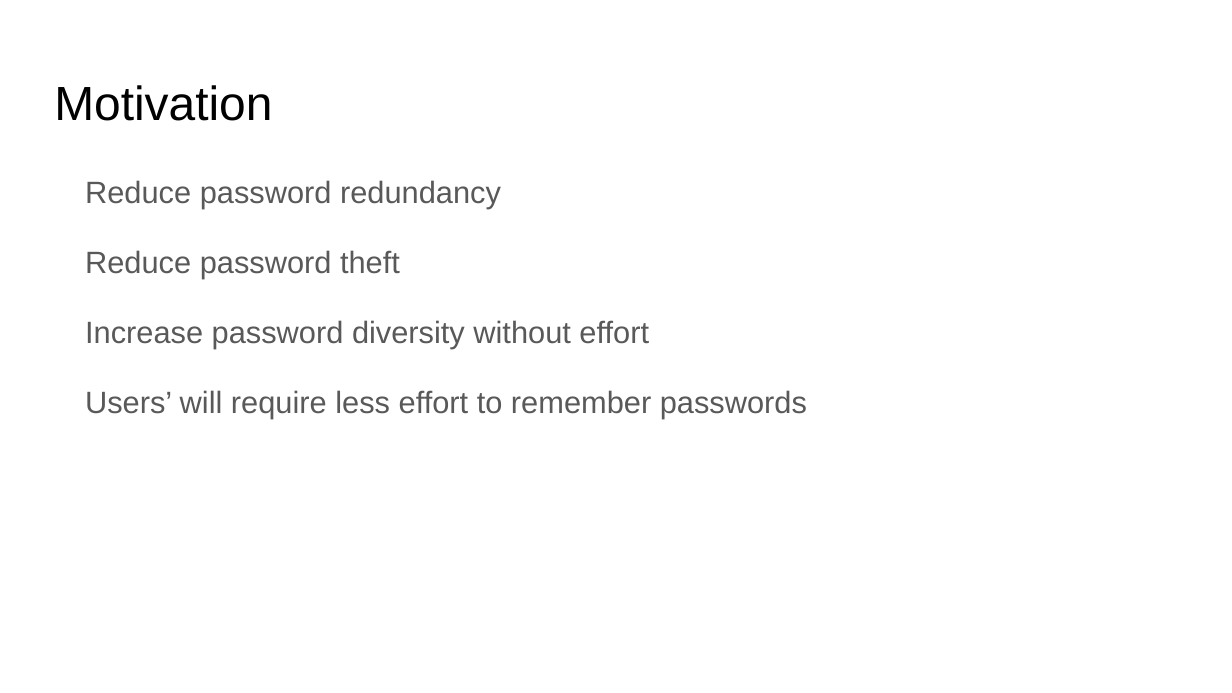
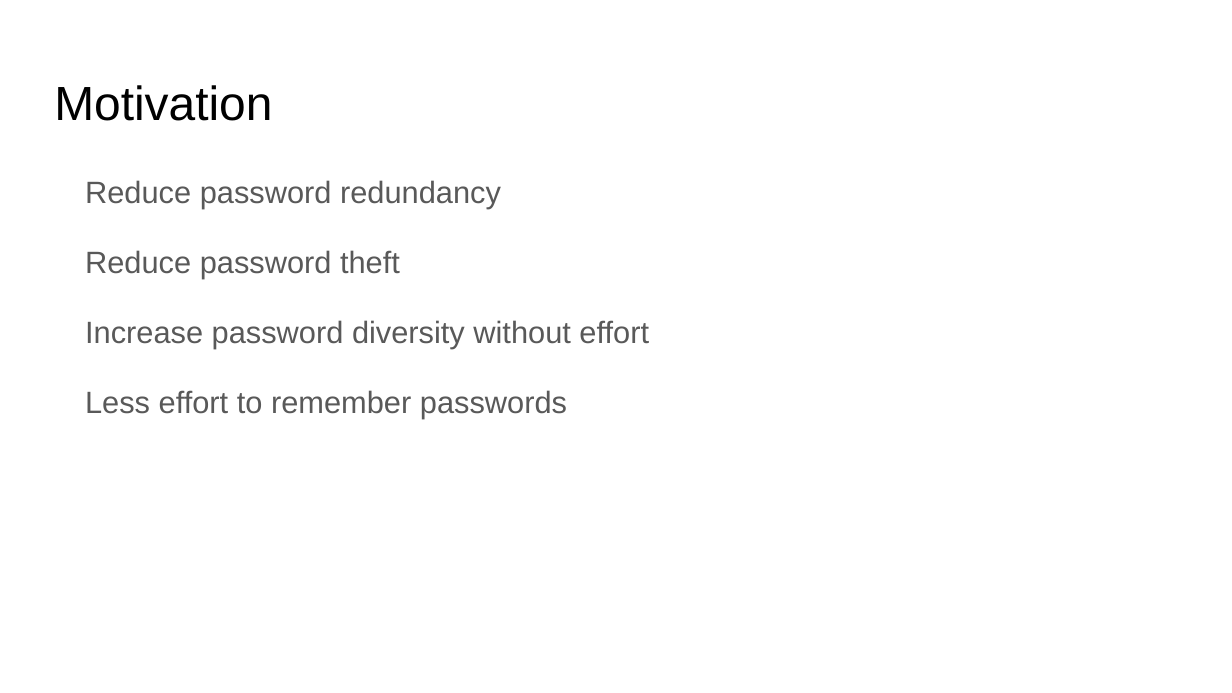
Before and after one commit to LeiLiu95/Password-Protector, a slide deck: slide 2 of Project Presentation.pptx. Drawn at 1232x693 pixels with LibreOffice and Linux fonts; fonts in the diff are those of the drawing. Boxes give left, top, right and bottom in pixels: in the first picture for what was removed or moved away, otherwise in the second. Text is boxed around its words. In the diff, an @@ line names an element or a change of style, - is before the commit and + after.

```diff
--- a/Project Presentation.pptx
+++ b/Project Presentation.pptx
@@ text at <box>85,390,567,419</box>: text changed @@
-Users’ will require less effort to remember passwords
+Less effort to remember passwords
```
Also in this commit, not shown: 3 other slides changed.
